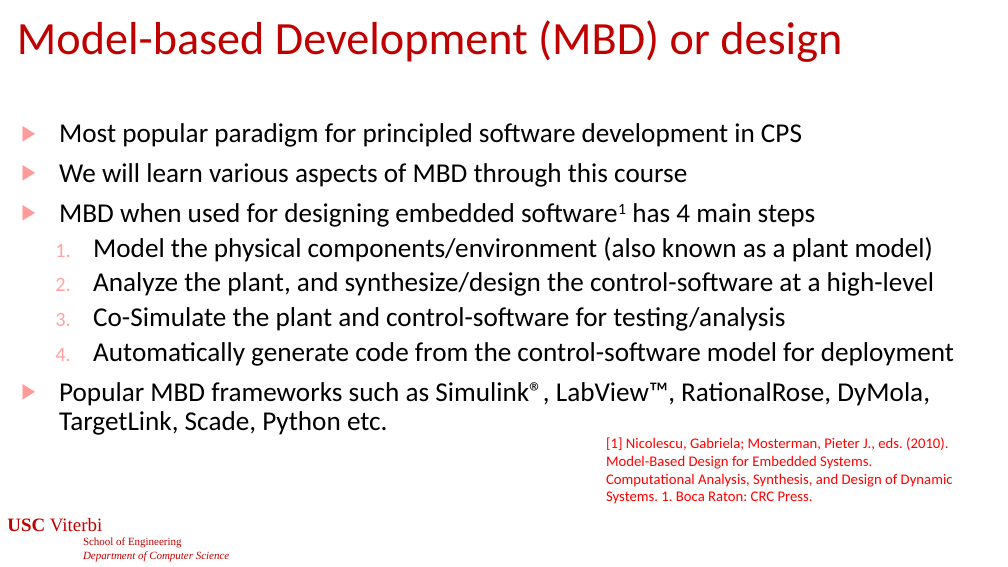
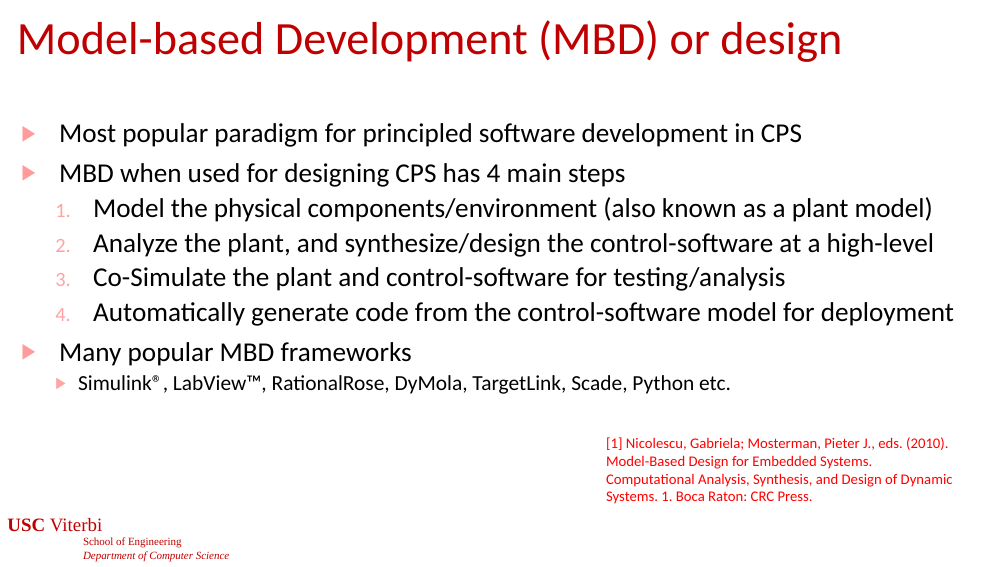
Before and after one commit to jdeshmukh/jdeshmukh.github.io, a slide deck: slide 2 of teaching/cs513-autocps-fall-2024/slides/ModelsOfComputation.pptx. Drawn at 1008x567 pixels with LibreOffice and Linux fonts; fonts in the diff are those of the drawing; background and template pictures are left out. Boxes give left, top, right and bottom in pixels: in the first picture for what was removed or moved away, otherwise in the second. Text is boxed around its words. In the diff, an @@ line names an element or a change of style, - is before the commit and + after.

Commit message:
stuff

```diff
--- a/teaching/cs513-autocps-fall-2024/slides/ModelsOfComputation.pptx
+++ b/teaching/cs513-autocps-fall-2024/slides/ModelsOfComputation.pptx
@@ text at (x1=59, y1=163, x2=626, y2=187): text changed @@
-▶ We will learn various aspects of MBD through this course
-▶ MBD when used for designing embedded software1 has 4 main steps
+▶ MBD when used for designing CPS has 4 main steps
@@ text at (x1=59, y1=342, x2=731, y2=394): text changed; size 25.9 to 20.4 pt @@
-▶ Popular MBD frameworks such as Simulink®, LabView™, RationalRose, DyMola, TargetLink, Scade, Python etc.
+▶ Many popular MBD frameworks
+  ▶ Simulink®, LabView™, RationalRose, DyMola, TargetLink, Scade, Python etc.
```
Also in this commit, not shown: 11 other slides changed, 1 slide added, 2 slides removed.
